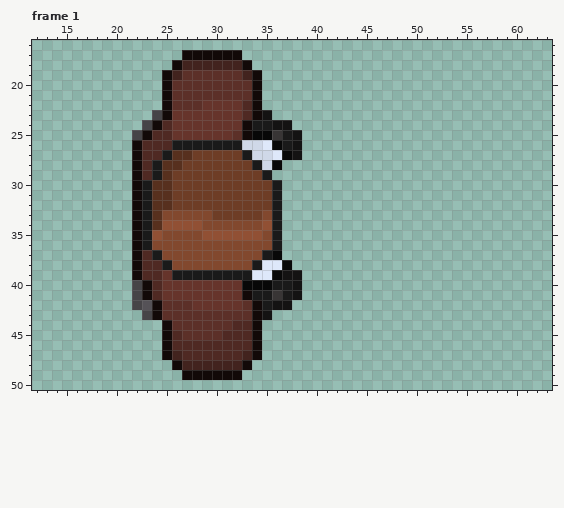
Two states of a pixel-art file, Assets/SuperSpy (player)/Sprites/Char ver2.ase. The picture above is the old version.
64x64 pixels, 16 frames. Colours within 5 levels of each other are drawn and written as one. Shown: frame 1: x 12..63, y 16..50. The commit also changed other frames, which this record leaves out.
Now the later version:
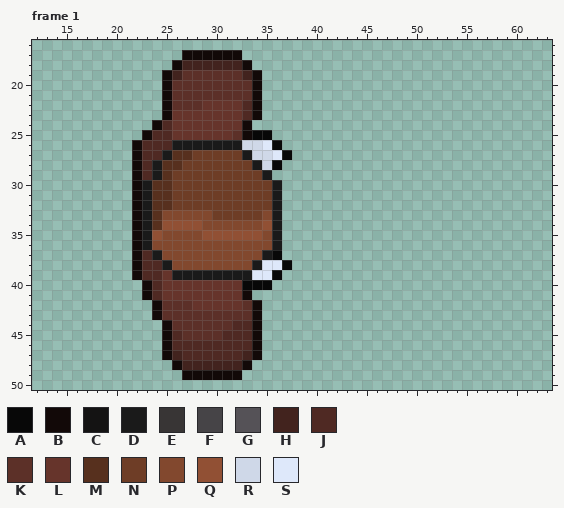
Palette (. is transparent): A #080808  B #120908  C #141313  D #1a1a1a  E #383535  F #464447  G #555257  H #42231e  J #4f2923  K #5c3028  L #66342b  M #57301e  N #6e3d26  P #82482e  Q #915034  R #cfd8e8  S #dee8fa
Edits made:
layer "Legs" now hidden
Frame 1:
Colour C is gone in row 23 at x 35; in row 24 at x 36 to 37; in rows 25 to 27 at x 38; in row 39 at x 37 to 38; in rows 40 to 41 at x 38; in row 42 at x 36 to 37.
Colour C is gone in row 43 at x 35.
Colour D is gone in row 24 at x 34 to 35; in rows 25 to 26 at x 37; in row 40 at x 36 to 37; in row 41 at x 34 to 35 and 37; in row 42 at x 35.
Colour E is gone in row 25 at x 36; in row 41 at x 36.
Colour F is gone in row 23 at x 24; in row 24 at x 23; in row 25 at x 22; in rows 40 to 42 at x 22; in row 43 at x 23.
Colour G is gone in row 42 at x 23.
Where, in picture pixels (left, top, right, bottom), the same in both pictures:
erased: (132, 110, 162, 140)
erased: (252, 110, 302, 160)
erased: (252, 270, 302, 320)
erased: (132, 280, 152, 320)
